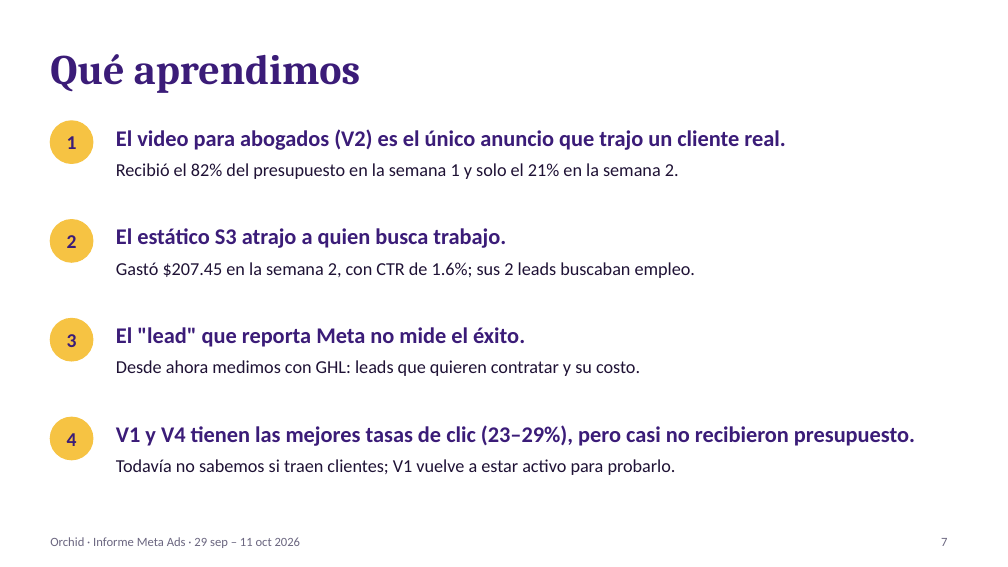
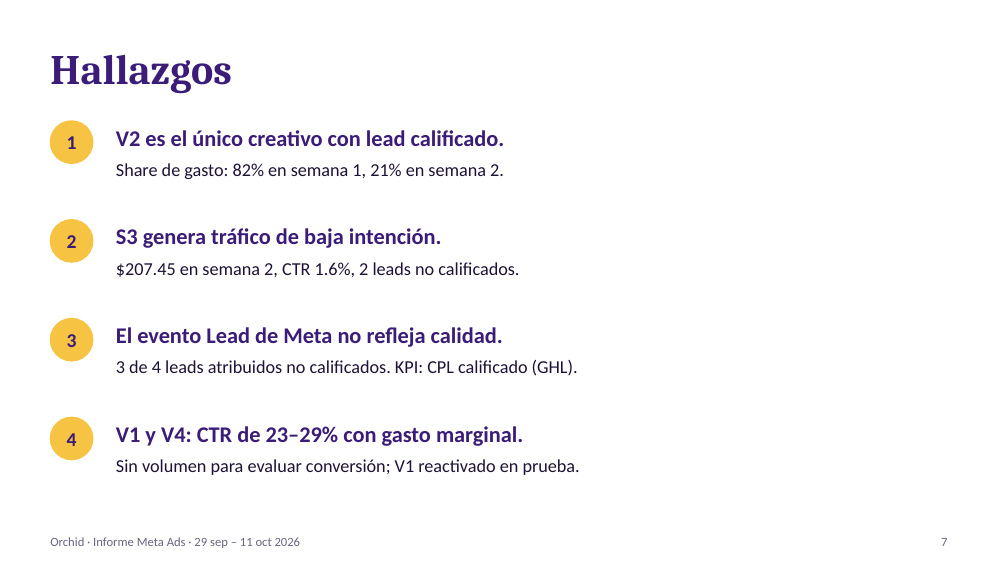
Before and after one commit to manlizard-sys/MetaADS2026, a slide deck: slide 7 of build/reports/informes/Informe_Meta_Ads_Orchid_2026-10-12.pptx. Drawn at 1008x567 pixels with LibreOffice and Linux fonts; fonts in the diff are those of the drawing. Boxes give left, top, right and bottom in pixels: in the first picture for what was removed or moved away, otherwise in the second. Text is boxed around its words. In the diff, an @@ line names an element or a change of style, - is before the commit and + after.

```diff
--- a/build/reports/informes/Informe_Meta_Ads_Orchid_2026-10-12.pptx
+++ b/build/reports/informes/Informe_Meta_Ads_Orchid_2026-10-12.pptx
@@ title at (x1=50, y1=55, x2=232, y2=94): text changed @@
-Qué aprendimos
+Hallazgos
@@ text at (x1=116, y1=130, x2=505, y2=146): text changed @@
-El video para abogados (V2) es el único anuncio que trajo un cliente real.
+V2 es el único creativo con lead calificado.
@@ text at (x1=116, y1=163, x2=504, y2=179): text changed @@
-Recibió el 82% del presupuesto en la semana 1 y solo el 21% en la semana 2.
+Share de gasto: 82% en semana 1, 21% en semana 2.
@@ text at (x1=116, y1=228, x2=442, y2=248): text changed @@
-El estático S3 atrajo a quien busca trabajo.
+S3 genera tráfico de baja intención.
@@ text at (x1=116, y1=262, x2=519, y2=277): text changed @@
-Gastó $207.45 en la semana 2, con CTR de 1.6%; sus 2 leads buscaban empleo.
+$207.45 en semana 2, CTR 1.6%, 2 leads no calificados.
@@ text at (x1=116, y1=327, x2=503, y2=347): text changed @@
-El "lead" que reporta Meta no mide el éxito.
+El evento Lead de Meta no refleja calidad.
@@ text at (x1=116, y1=360, x2=578, y2=376): text changed @@
-Desde ahora medimos con GHL: leads que quieren contratar y su costo.
+3 de 4 leads atribuidos no calificados. KPI: CPL calificado (GHL).
@@ text at (x1=116, y1=426, x2=523, y2=446): text changed @@
-V1 y V4 tienen las mejores tasas de clic (23–29%), pero casi no recibieron presupuesto.
+V1 y V4: CTR de 23–29% con gasto marginal.
@@ text at (x1=116, y1=459, x2=580, y2=475): text changed @@
-Todavía no sabemos si traen clientes; V1 vuelve a estar activo para probarlo.
+Sin volumen para evaluar conversión; V1 reactivado en prueba.
```
Also in this commit, not shown: 11 other slides changed, 1 other file.
